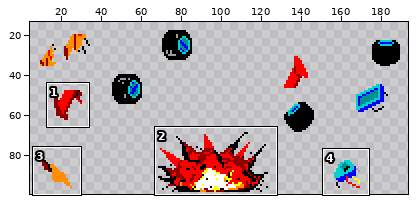
Two versions of one sprite sheet, sprites/coches/Crash/crash9.png. The first picture is a wide view before the edit; the outline marks the close-up.
Close-up. Earlier state:
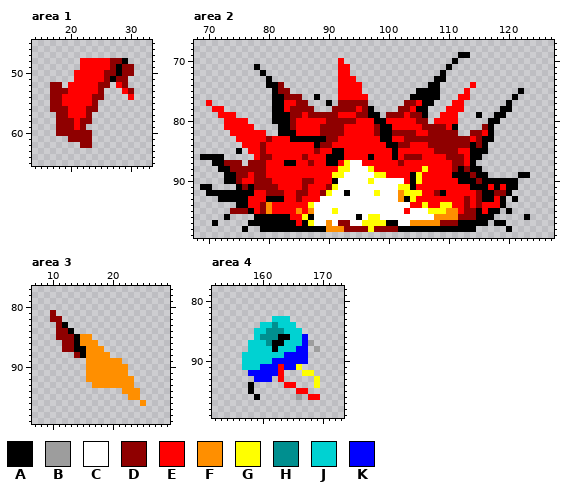
The file is 196x100 pixels. Shown: area 1: x 14..33, y 45..65; area 2: x 68..127, y 67..99; area 3: x 7..29, y 77..99; area 4: x 152..173, y 78..99. The wide view leaves out empty margins. The commit also changed other parts of the picture, which this record leaves out.
Palette (. is transparent): A #000000  B #9d9d9d  C #ffffff  D #8f0000  E #ff0000  F #ff8f00  G #ffff00  H #008f8f  J #00d2d2  K #0000ff
Pixels before, area 1, first column x 17:
48 .....EEEEEDDA.
49 .....EEEEEDADD
50 ....EEEEEDDADD
51 ....EEEEEDADD.
52 DD.EEEEEDD.ED.
53 DDDEEEEED...ED
54 DDEEEEEDD....E
55 DDEEEEED......
56 DDDEEEDD......
57 .DDEEED.......
58 .DDDEDD.......
59 .DDDED........
60 .DDDDDD.......
61 ...DDDD.......
62 .....DD.......
Pixels before, area 2, first column x 69:
69 ...........................................AA..........
70 .......................E..................A............
71 .........A.............EE................A.............
72 ..........A............EE...............A..............
73 ...........A...........EEE.............AA..............
74 ...........AAD.........EEEE...........AA.....E.........
75 ............ADD........EEEE.........AAAA....E........A.
76 ............AADDD..A...EEEEE.......AAAAA...EE.......A..
77 .E..........AAEEDD...A.DDDDD......DDEAA...EE.......A...
78 ..EE........AAEDDDD...DDDDEDA....DDEAA...EEE......AA...
79 ...EEE......AAADDEDDDDDEEEDDAA.DDDEDDA..EEE...A..AA....
80 ....EEEE....AAADEEEEEDDDDDEEEAAEEEEEDD.EEEE.....AA.....
81 ....EEEEE....AADEEEEDDDDEEEEEDAAEEEEEDDDDEA....DA......
82 .....EEEEEE..AAAEEEEDDDDEEEEEDAADDDDEEDDDDD..DDEA......
83 ......EEEEEDEEEAAAAAADDEEEEEEEAAEEDDDDDDDDDDDEDAA......
84 .......EEEDEEEEEEEEADDEEEEEEEEEAADDEEEDDDDDDDADA.......
85 ......A.EEDEEEEEEEEDEEAAEEEEEEEEAEEEEEEDDDDEEAAA.......
86 AAAA.....EDDEEEEEDEEEAAAEEEEAEEEAEDDDEEEEDDDEAA........
87 ..AADDD.DDDEEEAAEEDEEAAEGCCEEEEEEDEEEEEEEEDDEA.........
88 ...AADDDDDDEEEEEEEEEEEEGGCCCGEEEEEEEEGEEEEDADAA........
89 ....AADDEDDEEEEEEEEEEEGGCCCCCGGEEEEAGEEEEEAAADAA.....AA
90 ....AADEEDDDEEEEEDDEEEACCCCCGCCCCCEAGEEEEEEAAADAAAAAA..
91 AA....ADADDDDEEEEDEEEDGCCCCCCCCCCGGAEEEEEEEEEAAAEAEAA..
92 .AAAAAAAAEEDDDEEDDEEDGCCACCCCGCCCFGGGEEDAEEEEEDAADDA...
93 ...AAAAAEEEAAAEEDEEECCCCCCCCCCCCCFAGEEEEEEEEDEDAAEA.A..
94 ......AAEEDFEEEEEEGCCCCCCCCCCCCCCCCEEGEEGGEEDEDEEEA....
95 .....DDDAEDFEEEEFEFCCCGCCCCCCCCCCCECCCGGGFFEDDAEAA.A...
96 ....A....AAAAAAEEGACCCCCCCACGGCCCCCCCCCFFFFDDDAAA.....A
97 ..A.....AAAAAAAAEAGCCFCDDCCGGGGAACCFFFFFDDDAAAAA.AA....
98 .......A..AAAAAAAAAAAFFFDDDDGDDDDAAAAAAAAAAAAA.....A...
Pixels before, area 3, first column x 10:
81 D...............
82 DD..............
83 .DA.............
84 .DDA............
85 .DDDAFF.........
86 ..DDAFFF........
87 ..DDAAFFF.......
88 ....DAFFFF......
89 ......FFFFFF....
90 ......FFFFFFF...
91 ......FFFFFFF...
92 ......FFFFFFFF..
93 .......FFFFFFF..
94 ............FFF.
95 .............FF.
96 ...............F
Pixels before, area 4, first column x 157:
83 .....JJJ.....
84 ...JJHJJJ....
85 ..JJHHHJJJ...
86 ..JHHHAAJJK..
87 .JJJHAAJJJKB.
88 .JJJJAJJJKK.B
89 JJJJJJJKKKK..
90 JJJJJKKKKKK..
91 JJJKKKEKKG...
92 .KKKKKE...GG.
93 ..KKK.E.....G
94 .A.....EE...G
95 .A.......EE..
96 ..A......B.EE
Once edited:
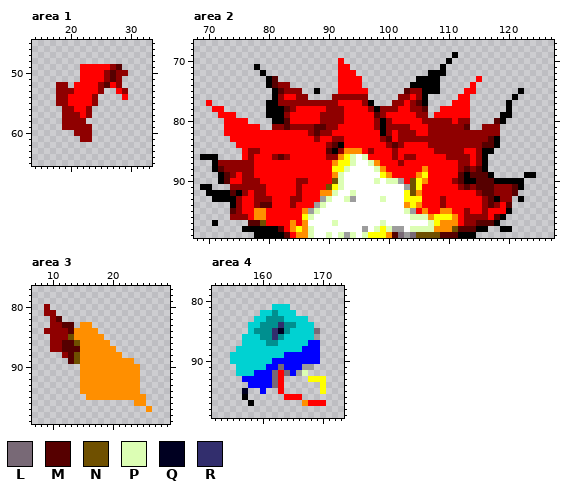
Colours new in this view: L #786976  M #560000  N #6f5000  P #dcfeb4  Q #000021  R #322e6d
Difference:
Area 1:
y 48: x 22..29 EEEEEDDA -> ........
y 49: x 28..30 ADD -> M..
y 50: x 21 E -> .; x 27..28 DA -> MD; x 30 D -> .
y 51: x 21 E -> .; x 27 A -> M; x 29 D -> .
y 52: x 17 D -> .; x 19..20 .E -> D.; x 26..29 D.ED -> MED.
y 53: x 17 D -> .; x 20 E -> D; x 28..30 .ED -> ED.
y 54: x 17 D -> .; x 19 E -> D; x 25 D -> .; x 29..30 .E -> E.
y 55: x 17 D -> .; x 19 E -> D
y 56: x 17..18 DD -> ..; x 20 E -> D; x 24 D -> .
y 57: x 18 D -> .; x 20..21 EE -> DD
y 58: x 18 D -> .; x 21 E -> D; x 23 D -> .
y 59: x 18 D -> .; x 21 E -> D; x 23 . -> D
y 60: x 18..20 DDD -> ...
y 61: x 20..21 DD -> ..
y 62: x 22..23 DD -> ..
Area 2:
y 69: x 111..113 .AA -> A..
y 70: x 110..111 .A -> A.
y 71: x 109..110 .A -> A.
y 72: x 94 . -> E; x 107..108 .. -> AA
y 73: x 81 . -> M; x 95 . -> E; x 105..107 ... -> AAA; x 109 A -> .; x 115 . -> E
y 74: x 81 A -> M; x 83 . -> D; x 104..106 ... -> AAA
y 75: x 82 D -> M; x 84..85 .. -> DD; x 88 . -> A; x 96 . -> E; x 103..105 ..A -> MDD; x 114 . -> E
y 76: x 82..84 ADD -> DEE; x 86 . -> D; x 88 A -> .; x 91..96 .EEEEE -> DDDDDD; x 102..105 ..AA -> DDED; x 107..108 AA -> ..
y 77: x 80 . -> A; x 82..84 AEE -> DDD; x 87..95 ...A.DDDD -> DDDDDEEEE; x 97 . -> A; x 101..103 ..D -> DDE; x 105 E -> M; x 107 A -> .; x 113 . -> E
y 78: x 80 . -> A; x 83 E -> M; x 85..90 DDD... -> EEEEED; x 93..94 DD -> EE; x 96..106 DA....DDEAA -> EDADDDEEDDM; x 109 . -> E; x 113 . -> E; x 119 A -> .
y 79: x 80 . -> A; x 83..85 ADD -> DEE; x 87..88 DD -> EE; x 92 E -> D; x 95..102 DDAA.DDD -> EEEMDEEE; x 104 D -> E; x 106 A -> D; x 108 . -> E; x 112..113 .. -> EE; x 115 A -> .; x 118 A -> .; x 120 . -> A
y 80: x 83..84 AD -> ME; x 89 E -> D; x 93..94 DD -> EE; x 98 A -> D; x 100 E -> D; x 105 D -> E; x 107..110 .EEE -> DDDD; x 112..113 .. -> DD; x 117..119 AA. -> .MA
y 81: x 78 . -> E; x 81..83 .AA -> DDM; x 85..89 EEEED -> DDDMM; x 92 D -> E; x 100..103 AEEE -> DDDD; x 106 D -> E; x 110..113 EA.. -> DDDM; x 117..118 A. -> DD
y 82: x 73 . -> E; x 80..84 ..AAA -> EEEEE; x 87..88 EE -> DM; x 91..92 DD -> EE; x 98 D -> E; x 100..101 AD -> DE; x 112..113 .. -> DD; x 116..118 EA. -> DDD
y 83: x 74 . -> E; x 80 D -> E; x 84..90 AAAAAAD -> EEEEDEE; x 92 E -> D; x 99..100 AA -> DM; x 102 E -> D; x 114 E -> D; x 116..118 AA. -> DMA
y 84: x 75 . -> E; x 79 D -> E; x 88..89 AD -> EE; x 91..92 EE -> MA; x 100..101 AA -> DM; x 103 D -> E; x 114 A -> D; x 116..118 A.. -> MMA
y 85: x 75..79 A.EED -> .EDDE; x 88 D -> E; x 90 E -> M; x 92..95 AEEE -> DFFF; x 97 E -> D; x 101 A -> D; x 112 E -> D; x 114..115 AA -> ED; x 117 . -> A
y 86: x 72 A -> .; x 76..77 .. -> ED; x 79..83 DDEEE -> EEDMD; x 86 D -> E; x 90..97 AAAEEEEA -> DDFGPCPE; x 101 A -> D; x 105 D -> E; x 113..116 EAA. -> DEDA
y 87: x 72 A -> D; x 76 . -> D; x 78..79 DD -> EE; x 83..84 AA -> EE; x 87 D -> E; x 90..92 AAE -> EFG; x 94 C -> P; x 96..98 EEE -> CPF; x 111 D -> E; x 113..116 EA.. -> DEDA
y 88: x 71..73 .AA -> AMD; x 78..79 DD -> EE; x 91 E -> G; x 93 G -> P; x 97..99 GEE -> CPF; x 106 G -> F; x 111..116 DADAA. -> EDMDMA
y 89: x 72..75 .AAD -> AMDE; x 77..79 EDD -> DEE; x 91..92 GG -> FP; x 98 G -> C; x 100 E -> F; x 104..106 AGE -> EFG; x 111..112 AA -> EM; x 114..117 DAA. -> MMMA; x 122 A -> .; x 124 . -> A
y 90: x 72..77 .AADEE -> AMEEDD; x 79..80 DD -> EE; x 85 E -> D; x 87 D -> E; x 91..92 AC -> NP; x 97..98 GC -> CP; x 100..102 CCC -> PPB; x 104 A -> N; x 106 E -> F; x 111..112 EA -> DM; x 115..117 DAA -> MMM; x 122 . -> A
y 91: x 74..75 .A -> DD; x 77 A -> D; x 80..81 DD -> EE; x 85..86 ED -> DE; x 90 D -> N; x 92 C -> P; x 102..105 GGAE -> CBNG; x 112..122 EEAAAEAEAA. -> DMDMMMDDDMA
y 92: x 74 A -> M; x 76..82 AAEEDDD -> DEDDEEE; x 86 D -> E; x 89..91 DGC -> FFP; x 93..94 AC -> CP; x 98 G -> C; x 102 F -> C; x 104..105 GG -> NF; x 108..109 DA -> EE; x 116..117 AA -> MM; x 120..121 A. -> DM
y 93: x 71 . -> A; x 75..76 AA -> DE; x 78..82 EEAAA -> DDDEE; x 84 E -> D; x 89..90 CC -> BP; x 93..94 CC -> PB; x 99 C -> P; x 102..103 FA -> CG; x 105 E -> G; x 109 E -> D; x 113 D -> E; x 115..122 DAAEA.A. -> EDMADD.A
y 94: x 74..76 .AA -> ADE; x 78..80 EDF -> DMM; x 84 E -> D; x 87..89 GCC -> EBP; x 103..106 CEEG -> FGFE; x 109..110 GG -> DE; x 113 D -> E; x 115..120 DEEEA. -> EDMDEM
y 95: x 74 D -> M; x 76..80 DAEDF -> EEFFE; x 85..88 FEFC -> EFBP; x 91 G -> C; x 103..109 ECCCGGG -> PBEFEEF; x 111 F -> E; x 114..119 DAEAA. -> EEDEEE
y 96: x 73..83 A....AAAAAA -> .DDDEFFEEEE; x 87 A -> P; x 95 A -> C; x 97..98 GG -> CC; x 104..110 CCCCFFF -> PPPFGGG; x 112 D -> E; x 115..119 AAA.. -> DDEMA; x 123 A -> .
y 97: x 77..84 AAAAAAAA -> MMNEEEEF; x 86..87 AG -> FC; x 90..93 FCDD -> CPCC; x 96..101 GGGGAA -> CCCPCC; x 104..117 FFFFFDDDAAAAA. -> CCCPGFFFEDDMMM; x 119 A -> .
y 98: x 77..78 .. -> AA; x 82..116 AAAAAAAAFFFDDDDGDDDDAAAAAAAAAAAAA.. -> MEFGFPCCCCCCCCBCPGPBBCPPPPFFFNMMMAA; x 119 . -> A
y 99: x 78..114 ..................................... -> AAAAAMEFFPCCPCPBPCPGGGFMLBLNNNNMMMAAA
Area 3:
y 80..81: x 9 . -> D
y 82: x 11 D -> M
y 83: x 10 . -> D; x 12..13 A. -> MM; x 15..16 .. -> FF
y 84: x 9..10 .. -> DD; x 13..17 A.... -> MFFFF
y 85: x 10 . -> D; x 13..14 DA -> NF; x 17..18 .. -> FF
y 86: x 10..14 ..DDA -> DDMMN; x 18..19 .. -> FF
y 87: x 10..15 ..DDAA -> DDMMMF; x 19..20 .. -> FF
y 88: x 12..15 ..DA -> DMNF; x 20..21 .. -> FF
y 89: x 13..15 ... -> MNF; x 22..23 .. -> FF
y 90..91: x 15 . -> F; x 23..24 .. -> FF
y 92: x 15 . -> F; x 24 . -> F
y 93: x 15..16 .. -> FF; x 24 . -> F
y 94: x 15..21 ....... -> FFFFFFF
y 95: x 16..22 ....... -> FFFFFFF; x 25 . -> F
y 96: x 24 . -> F
y 97: x 26 . -> F
Area 4:
y 81: x 162..164 ... -> JJJ
y 82: x 160..165 ...... -> JJHJJJ
y 83: x 159..163 ...JJ -> JJHHH; x 165..167 ... -> JJJ
y 84: x 158..161 ..JJ -> JJHH; x 163..168 JJJ... -> RHHJJJ
y 85: x 158..160 .JJ -> JHH; x 162..164 HHJ -> RQH; x 167..169 ... -> JJL
y 86: x 157..158 .. -> JJ; x 162..164 HAA -> RHJ; x 167..169 K.. -> JJB
y 87: x 157 . -> J; x 162..163 AA -> HJ; x 167..169 KB. -> JKK
y 88: x 156..157 .. -> JJ; x 162 A -> J; x 166 K -> J; x 168..169 .B -> KK
y 89..90: x 155..156 .. -> JJ; x 168..169 .. -> KK
y 91: x 156 . -> J; x 160 K -> J; x 163 E -> L; x 166..168 G.. -> KBB
y 92: x 156..158 ..K -> JJJ; x 162 K -> L; x 164..168 ...GG -> LKBP.
y 93: x 157..158 .. -> KK; x 162 . -> L; x 168 . -> G; x 170 . -> G
y 94: x 158..165 A.....EE -> KKKKLE..; x 169..170 G. -> .G
y 95: x 157..158 .A -> Q.; x 160 . -> K; x 163 . -> E; x 166..167 EE -> ..; x 170 . -> G
y 96: x 157 . -> A; x 159 A -> .; x 164..166 ..B -> EEE; x 168..169 EE -> ..
y 97: x 158 . -> A; x 167..170 .... -> FEEE
Changed places in both close-ups, as pixel boxes (x1, y1, x2, y2):
changed: (50, 58, 134, 148)
changed: (212, 52, 536, 238)
changed: (44, 304, 152, 412)
changed: (230, 304, 326, 406)
